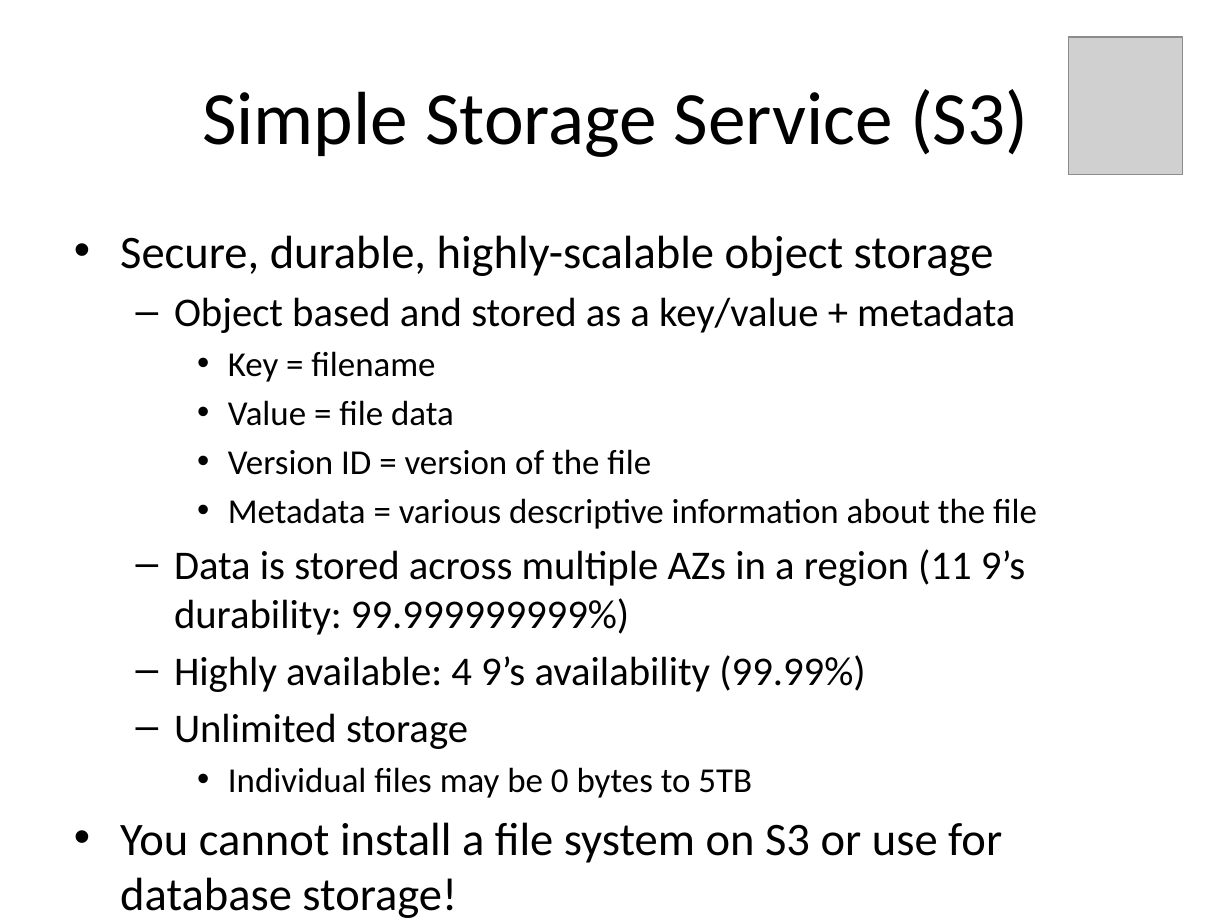
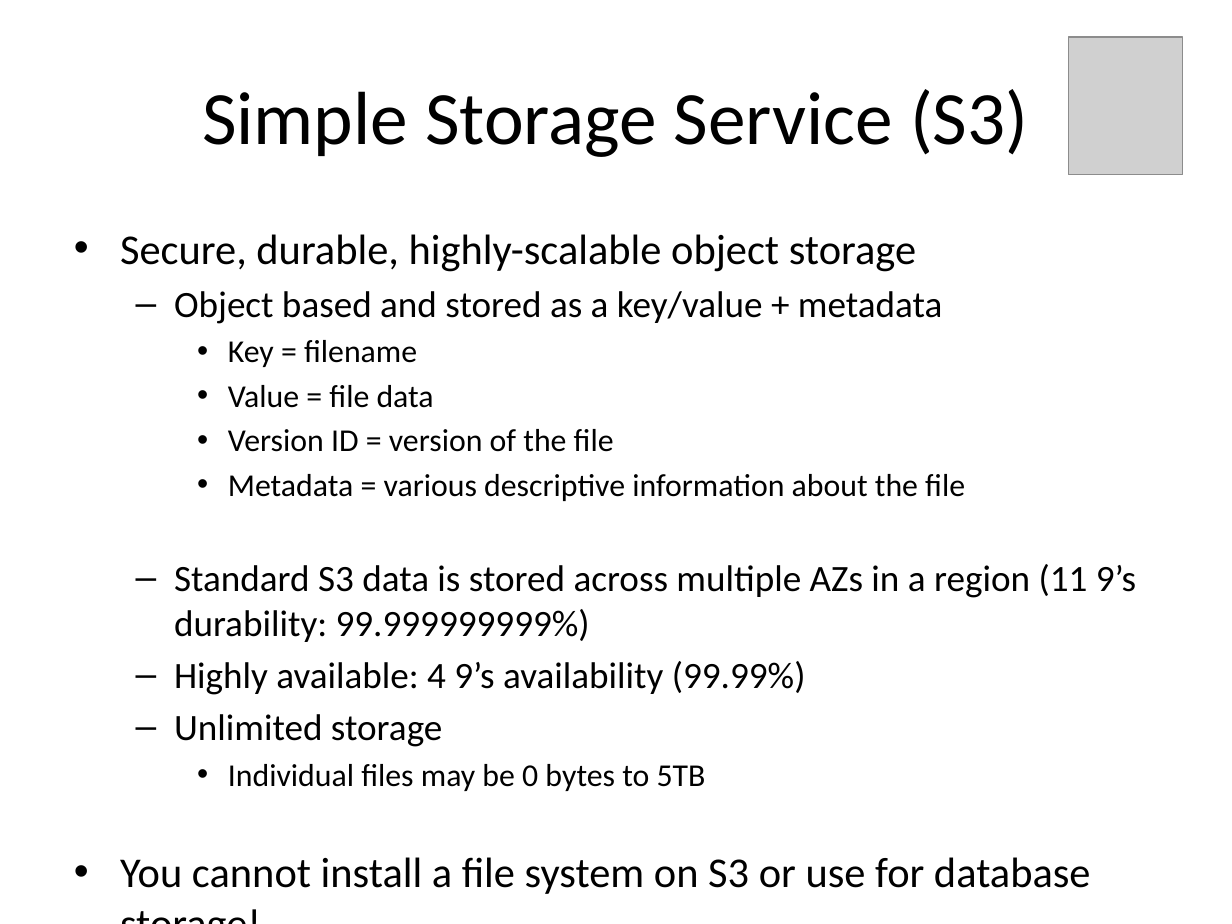
Before and after one commit to jasondbaker/infrastructure-class, a slide deck: slide 22 of infrastructure-week-4.pptx. Drawn at 1232x924 pixels with LibreOffice and Linux fonts; fonts in the diff are those of the drawing; grey boxes stand for pictures. Boxes give left, top, right and bottom in pixels: in the first picture for what was removed or moved away, otherwise in the second. Text is boxed around its words. In the diff, an @@ line names an element or a change of style, - is before the commit and + after.

```diff
--- a/infrastructure-week-4.pptx
+++ b/infrastructure-week-4.pptx
@@ text at (120,234,1091,894): size 27.2 to 24.8 pt in "Secure, durable, highly-scalable object storage", "You cannot install a file system on ..."; size 23.8 to 21.7 pt in "Object based and stored as a key/value ...", "Highly available: 4 9’s availability (99.99%)", "Unlimited storage"; size 20.4 to 18.6 pt in "Key = filename", "Value = file data", "Version ID = version of the file", "Metadata = various descriptive information about the ..." and 1 more places @@
@@ text at (174,564,1136,642): text changed; size 23.8 to 21.7 pt @@
-  – Data is stored across multiple AZs in a region (11 9’s durability: 99.999999999%)
+  – Standard S3 data is stored across multiple AZs in a region (11 9’s durability: 99.999999999%)
```
Also in this commit, not shown: 24 other slides changed.
